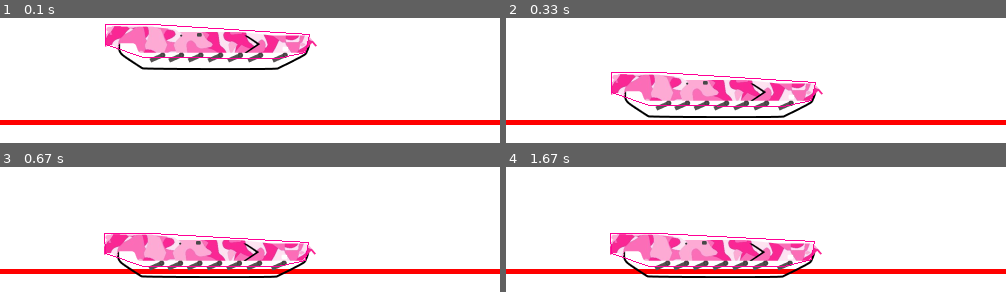
Above: before the commit, frames 1-4 (two rows, left to right).
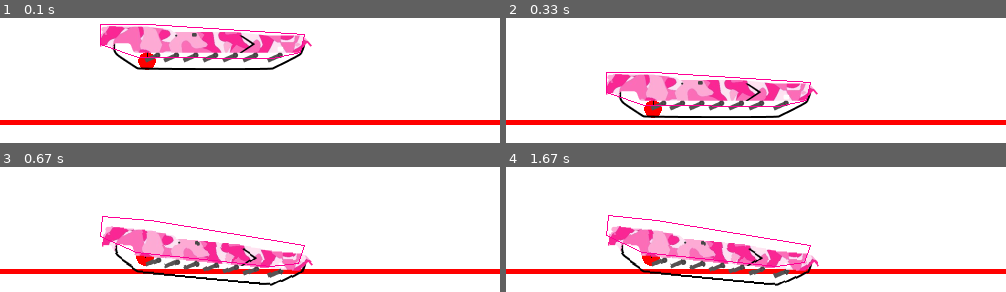
Above: after the commit, the same moments.

Repository: semboko/pygame_sandbox_luka
Game: pygame game, started from main.py
Two runs of this game, one before a commit and one after it. Both use one fixed random seed, a clock stepped at 60 frames per second and the inputs below.
Inputs:
- Up to frame 1 (0.1 s): no input
- Up to frame 2 (0.33 s): no input
- Up to frame 3 (0.67 s): no input
- Up to frame 4 (1.67 s): no input

The runs differ from the first frame. In frame 1, 6.3% of the frame differs, in the area x 20-64%, y 4-42%; in frame 2, 6.3%; in frame 3, 8.7%; in frame 4, 8.7%, in the area x 20-64%, y 38-96%.

Commit message:
Added a wheel

Diff:
--- a/components/tank.py
+++ b/components/tank.py
@@ -1,6 +1,9 @@
-from pymunk import Vec2d, Body, Poly, Space
-from pygame import Surface, draw, image
+from pymunk import Vec2d, Body, Poly, Space, PivotJoint, ShapeFilter
+from pygame import Surface, draw, image, transform
+from components.ball import Ball
 from utils import convert
+from typing import List
+from math import degrees
 
 
 
@@ -42,14 +45,36 @@
             for v in self.shape.get_vertices()
         ]
 
-        display.blit(self.image, convert(self.body.position - self.center, h))
+        rotated_img = transform.rotate(self.image, degrees(self.body.angle))
+        display.blit(rotated_img, convert(self.body.position - self.center, h))
         draw.polygon(display, (255, 0, 150), points, 1)
+
+
+class Wheel(Ball):
+    pass
 
 
 class Tank:
     def __init__(self, origin: Vec2d, space: Space) -> None:
         self.origin = origin
-        self.tb = TankBase(origin + Vec2d(5, -30), space)
+        self.cf = ShapeFilter(group=1)
+
+        self.tb = TankBase(origin + Vec2d(0, -30), space)
+        self.tb.shape.filter = self.cf
+
+        self.wheels = self.create_wheels(space)
+
+    def create_wheels(self, space: Space) -> List[Wheel]:
+        r = 9
+
+        wheel = Wheel(self.origin + Vec2d(38, -56) + Vec2d(r, -r), r, space)
+        wheel.shape.filter = self.cf
+        tb_local = self.tb.body.world_to_local(wheel.body.position)
+        space.add(PivotJoint(wheel.body, self.tb.body, (0, 0), tb_local))
+
+        return [wheel, ]
 
     def render(self, display: Surface) -> None:
+        for wheel in self.wheels:
+            wheel.render(display)
         self.tb.render(display)
